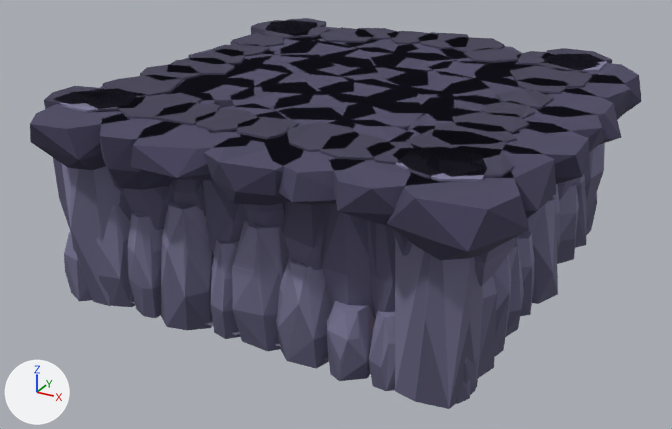
The glTF model surface-game-art/public/assets/underground/volcanic-hall.glb: old version first, new version second.
Rendered twice from a 50 mm lens placed at (45.8, -86.6, 47.9), pointed at (0.1, -3.6, 6.4). The lights are fixed; the arrows at lower left show +X, +Y and +Z. The older version comes first. Where no turn or scale is listed for an object, it has been applied to the vertices. Vertices at exactly the same position are counted once.
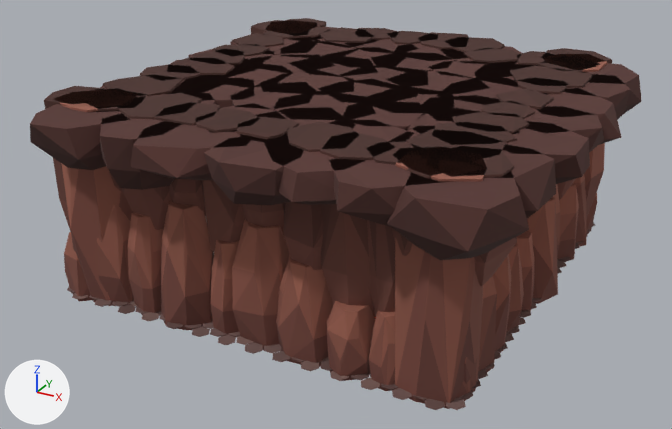
Boxes [x1, y1, x2, y2] around the edits, measured in the pictures (672 x 429 px):
'Mesh_5', reshaped (not visible before): after [67, 222, 595, 410]
part 1 of me_mesh_0, recoloured: [61, 109, 604, 403] in both
part 2 of me_mesh_0, recoloured: [64, 169, 603, 409] in both
part 3 of me_mesh_1, recoloured: [237, 46, 641, 211] in both
part 4 of me_mesh_1, recoloured: [204, 47, 640, 260] in both
part 5 of me_mesh_5, built on (mostly hidden): after [72, 222, 595, 410]

Edits to the bpy script that builds the scene:
```text
Change me_mesh_0:
    where me_mesh_0.from_pydata(...)  # 2120 vertices, 3912 faces; spans x -25.2..24.6, y -23.2..26.1, z -0.6..21.0
    used by ob_mesh_0; location = (0.0, 0.0, 0.0)
    me_mesh_0 part 1: 459 faces centred in x -22.6..22.5, y -22.6..22.6, z 0.1..13.8 are repainted in the vertex colours; the middle colour goes from green #b1ff00 to green #a8ff00
    me_mesh_0 part 2: 245 faces centred in x -23.3..23.4, y -22.9..22.7, z 0.1..9.5 are repainted in the vertex colours; the middle colour goes from yellow #f5ff00 to yellow #e8ff00
Change me_mesh_1:
    where me_mesh_1.from_pydata(...)  # 1508 vertices, 2580 faces; spans x -22.4..28.6, y -27.7..23.4, z 11.4..20.8
    used by ob_mesh_1; location = (0.0, 0.0, 0.0)
    me_mesh_1 part 3: 1349 faces centred in x -18.3..26.2, y -25.9..22.9, z 15.3..20.8 are repainted in the vertex colours; the middle colour stays green #9fff00
    me_mesh_1 part 4: 286 faces centred in x -14.4..27.4, y -27.2..23.3, z 15.3..20.8 are repainted in the vertex colours; the middle colour goes from yellow #e8ff00 to yellow #e9ff00
Change me_mesh_5:
    used by ob_mesh_5; location = (0.0, 0.0, 0.0)
    remove me_mesh_5.from_pydata(...)  # 468 vertices, 832 faces; spans x -20.1..19.8, y -19.3..20.2, z 0.0..0.1
    remove me_mesh_5.materials.append(mat_cave_ash)
    add me_mesh_5.from_pydata(...)  # 7648 vertices, 12736 faces; spans x -23.0..23.0, y -23.6..22.7, z 0.0..0.3
    me_mesh_5 part 5: 462 vertices removed from x -20.1..19.8, y -19.3..20.2, z 0.0..0.1; 7282 vertices added at x -21.4..23.0, y -23.6..22.7, z 0.0..0.3
    other edits to the shape of me_mesh_5 do not show in these pictures
    add me_mesh_5.materials.append(mat_cave_flagstones)
```
